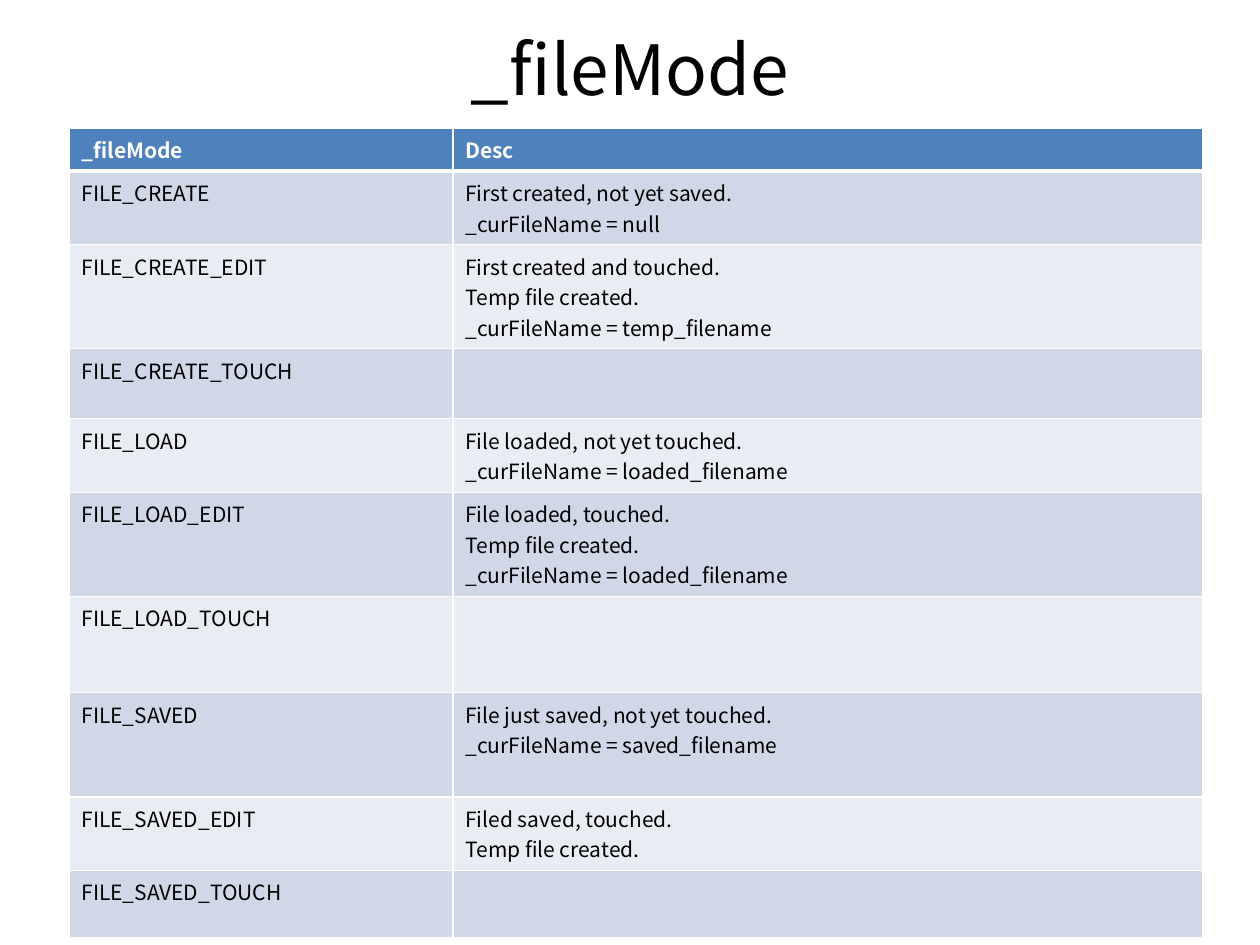
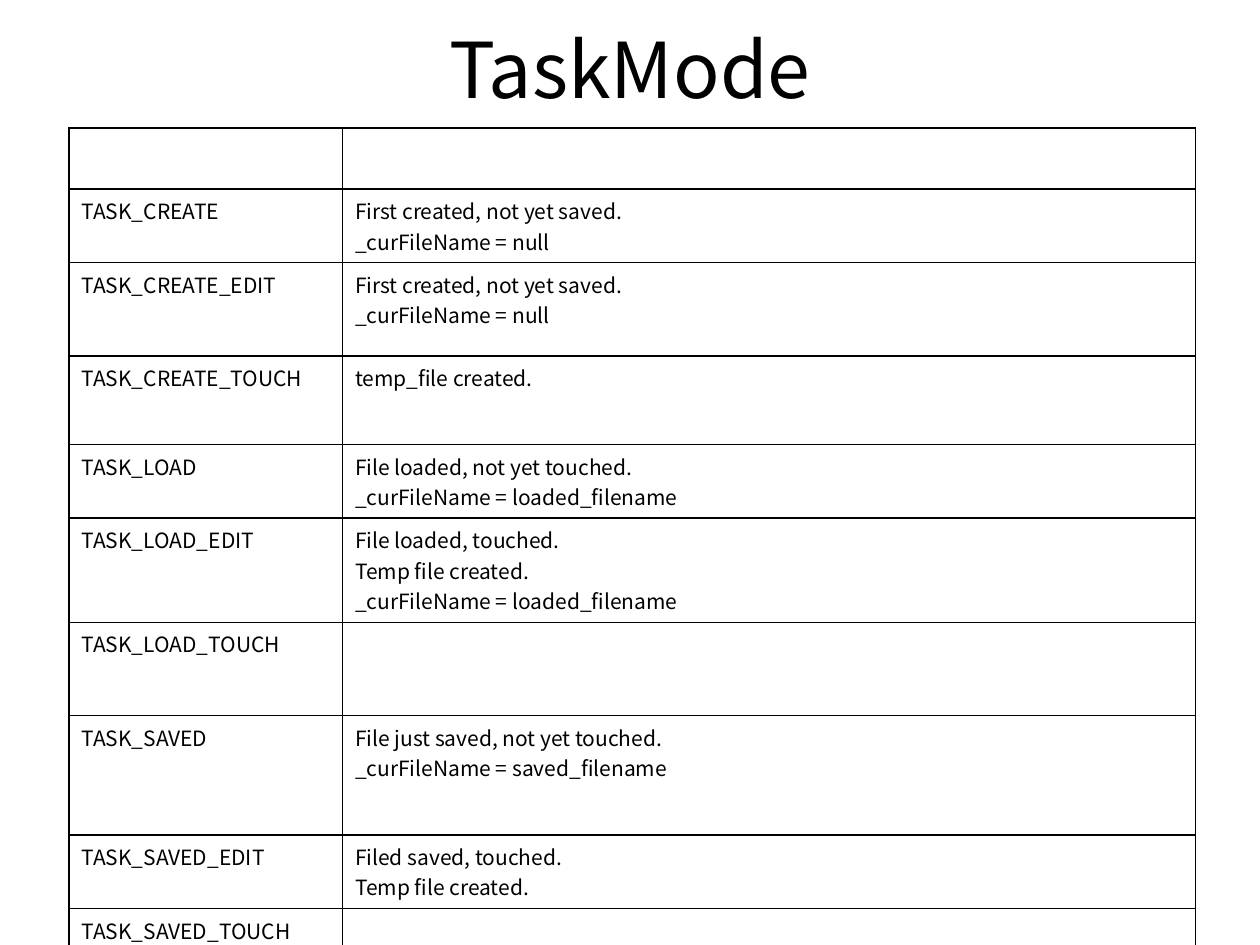
Before and after one commit to dummyFirst/HelloSpen2, a slide deck: slide 2 of usr_doc/HelloSpen2_Programming_Table.pptx. Drawn at 1260x945 pixels with LibreOffice and Linux fonts; fonts in the diff are those of the drawing. Boxes give left, top, right and bottom in pixels: in the first picture for what was removed or moved away, otherwise in the second. Text is boxed around its words. In the diff, an @@ line names an element or a change of style, - is before the commit and + after.

Commit message:
Code TaskMode Flow

```diff
--- a/usr_doc/HelloSpen2_Programming_Table.pptx
+++ b/usr_doc/HelloSpen2_Programming_Table.pptx
@@ text at (449,36,810,99): text changed; size 39.6 to 44 pt @@
-_fileMode
+TaskMode
@@ table at (69,129,1196,945) @@
-row 2, column 1: FILE_CREATE
+row 2, column 1: TASK_CREATE
-row 3, column 1: FILE_CREATE_EDIT
+row 3, column 1: TASK_CREATE_EDIT
-row 3, column 2: First created and touched. / Temp file created. / _curFileName = temp_filename
+row 3, column 2: First created, not yet saved. / _curFileName = null
-row 4, column 1: FILE_CREATE_TOUCH
+row 4, column 1: TASK_CREATE_TOUCH
-row 4, column 2: 
+row 4, column 2: temp_file created.
-row 5, column 1: FILE_LOAD
+row 5, column 1: TASK_LOAD
-row 6, column 1: FILE_LOAD_EDIT
+row 6, column 1: TASK_LOAD_EDIT
-row 7, column 1: FILE_LOAD_TOUCH
+row 7, column 1: TASK_LOAD_TOUCH
-row 8, column 1: FILE_SAVED
+row 8, column 1: TASK_SAVED
-row 9, column 1: FILE_SAVED_EDIT
+row 9, column 1: TASK_SAVED_EDIT
-row 10, column 1: FILE_SAVED_TOUCH
+row 10, column 1: TASK_SAVED_TOUCH
@@ fill #4F81BD to none in row 1 @@
@@ fill #D0D8E8 to none in 9 cells @@
@@ fill #E9EDF4 to none in 7 cells @@
@@ borders changed @@
@@ table: place and size @@
-table at (69,129,1203,907)
+table at (69,129,1196,945)
```
Also in this commit, not shown: 1 other slide changed, 4 other files.
